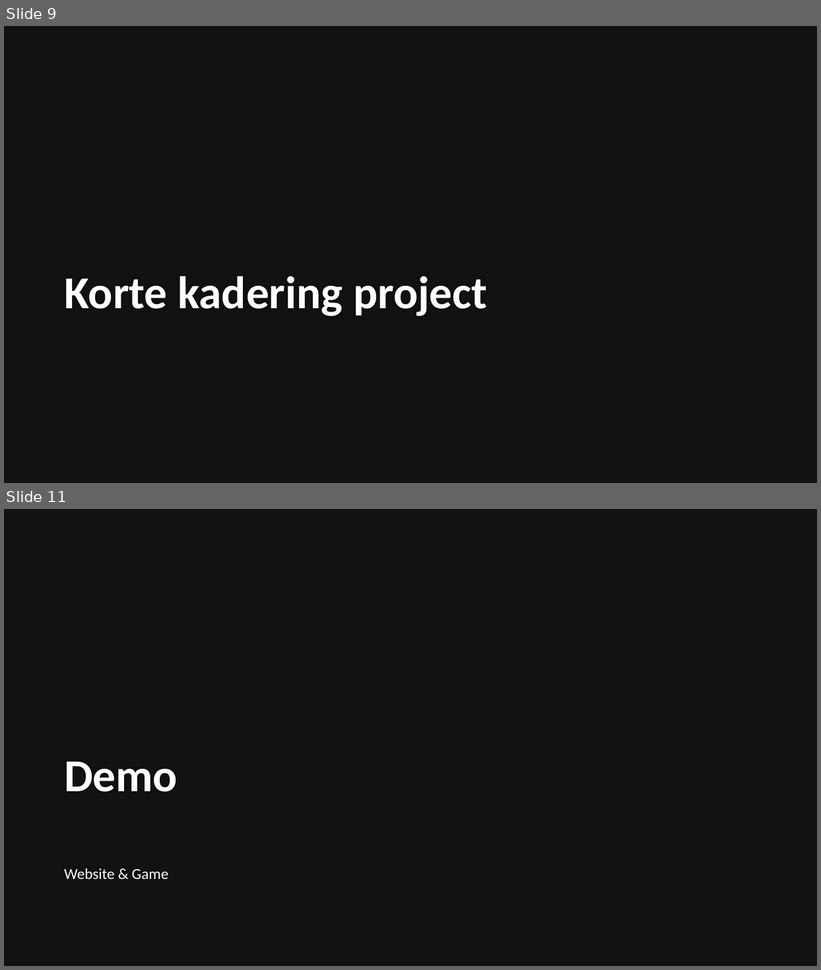
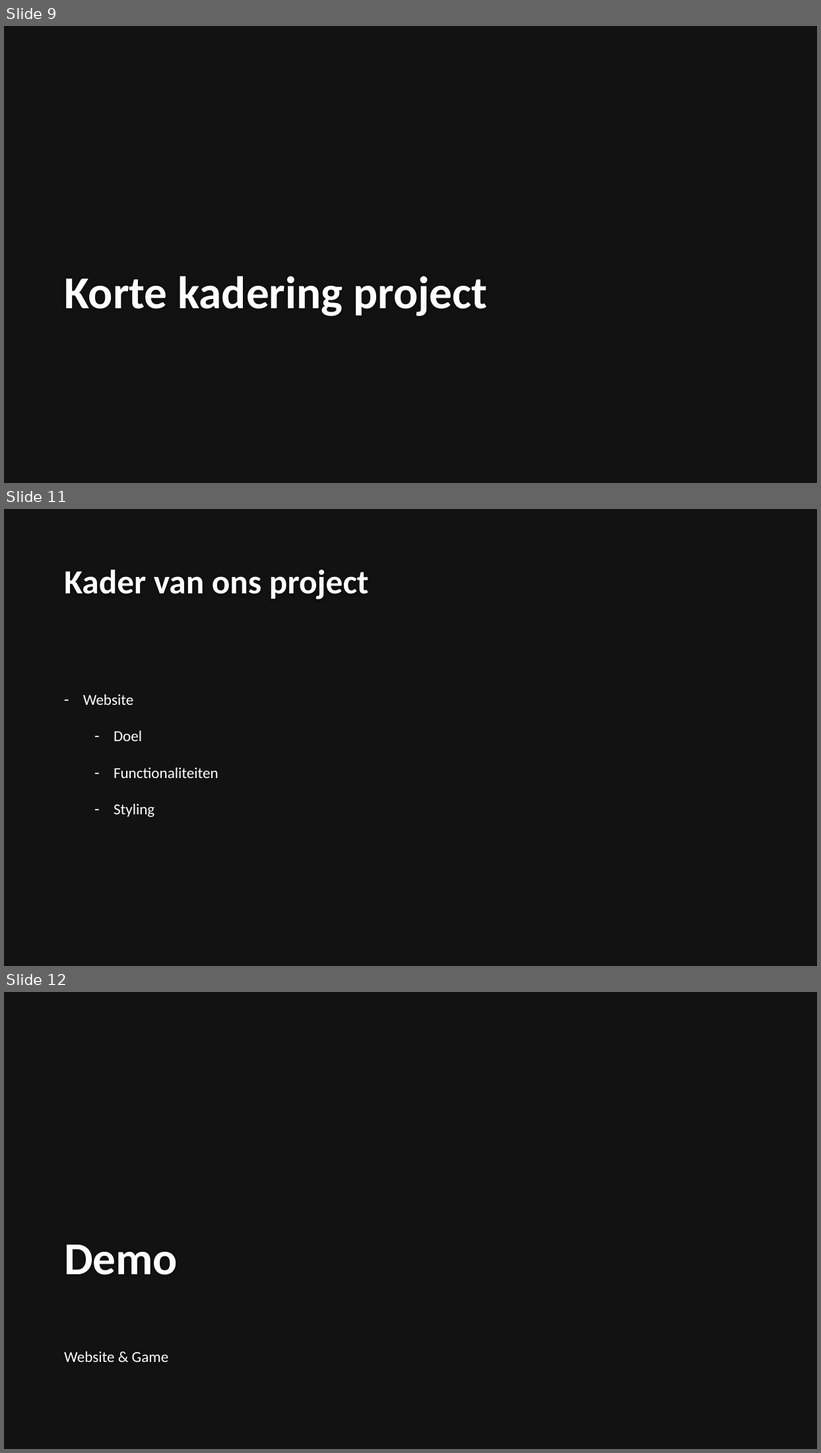
Before and after one commit to VeloceCat/Ivany, a slide deck: Ivany-Presentatie.pptx. Shown one above the other, each under a label of ours: slides 9 and 11 before the commit, slides 9, 11 and 12 after it; the slides between them are not shown. The pictures are 821x970 and 821x1453 pixels, drawn with LibreOffice and Linux fonts; fonts in the diff are those of the drawing; background and template pictures are left out. Boxes give left, top, right and bottom in pixels: in the first picture for what was removed or moved away, otherwise in the second. Text is boxed around its words. In the diff, an @@ line names an element or a change of style, - is before the commit and + after.

```diff
--- a/Ivany-Presentatie.pptx
+++ b/Ivany-Presentatie.pptx
@@ slide 11 added at box(4, 509, 817, 966), background #121212 @@
@@ title added at box(64, 570, 369, 599), 40 pt, text #FEFEFE, bold @@
+Kader van ons project
@@ text added at box(83, 694, 218, 817), 18 pt, text #FFFFFF @@
+– Website
+  – Doel
+  – Functionaliteiten
+  – Styling
@@ what was slide 11 is now slide 12 @@
```
Also in this commit, not shown: 2 slides changed, 1 other file.
